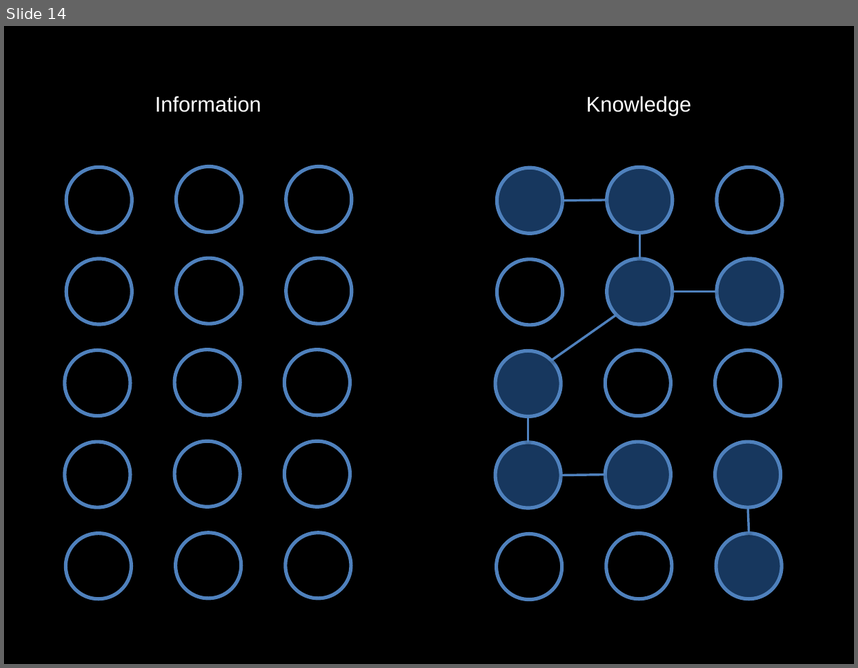
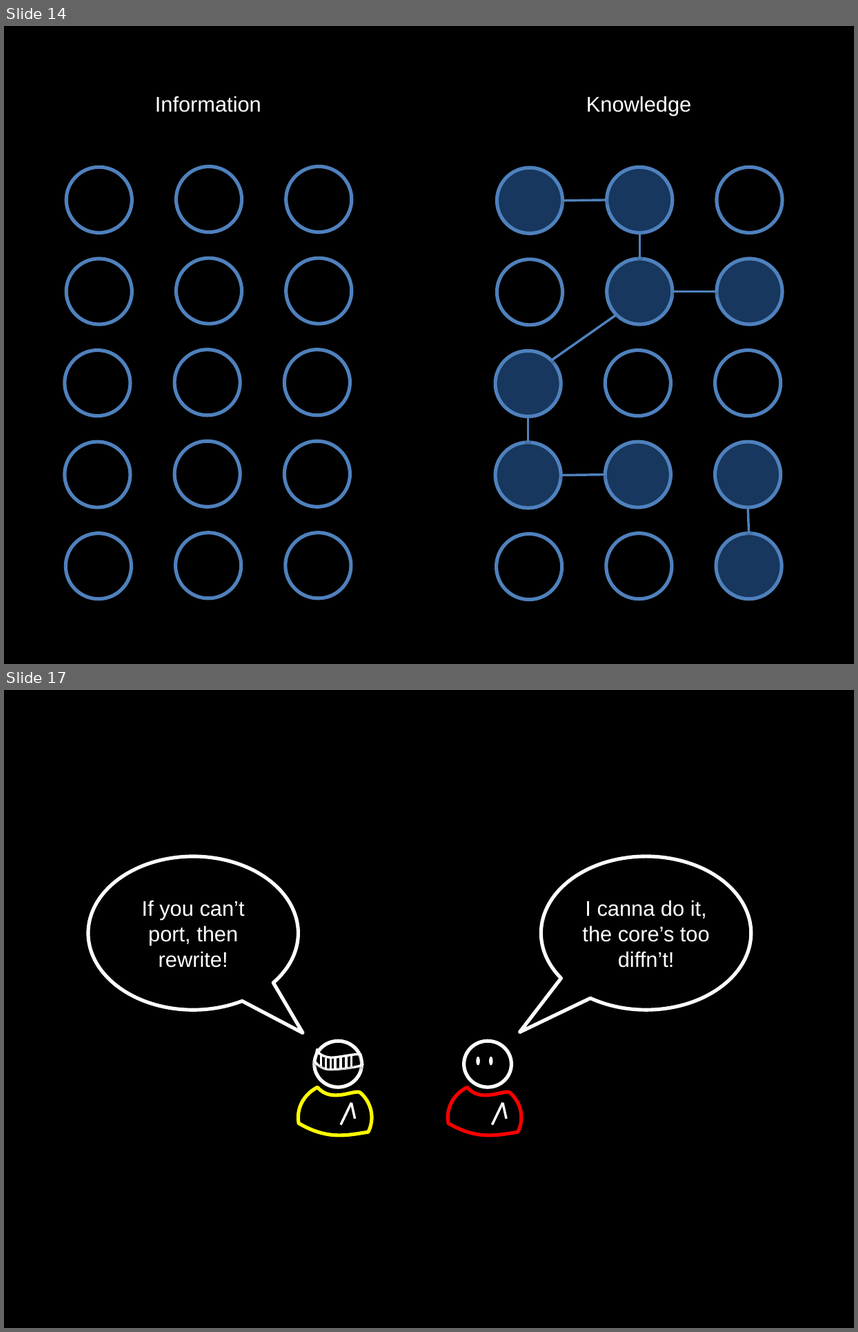
Before and after one commit to socketwench/exampleModuleAintCore, a slide deck: src/exampleModuleAintCore.pptx. Shown one above the other, each under a label of ours: slide 14 before the commit, slides 14 and 17 after it; the slides between them are not shown. The pictures are 858x668 and 858x1332 pixels, drawn with LibreOffice and Linux fonts; fonts in the diff are those of the drawing. Boxes give left, top, right and bottom in pixels: in the first picture for what was removed or moved away, otherwise in the second. Text is boxed around its words. In the diff, an @@ line names an element or a change of style, - is before the commit and + after.

```diff
--- a/src/exampleModuleAintCore.pptx
+++ b/src/exampleModuleAintCore.pptx
@@ slide 17 added at [4,690,854,1328], background #000000 @@
@@ speech bubble added at [88,856,298,1009], outline #FFFFFF 3 pt, 18 pt, text #FFFFFF @@
+If you can’t port, then rewrite!
@@ speech bubble added at [542,856,751,1009], outline #FFFFFF 3 pt, 18 pt, text #FFFFFF @@
+I canna do it, the core’s too diffn’t!
@@ ellipse added at [314,1041,362,1087], outline #FFFFFF 3 pt @@
@@ ellipse added at [464,1041,512,1087], outline #FFFFFF 3 pt @@
@@ freeform shape added at [314,1049,362,1070], outline #FFFFFF 2 pt @@
@@ line added from (321, 1055) to (321, 1067), #FFFFFF 2 pt @@
@@ line added from (326, 1058) to (326, 1069), #FFFFFF 2 pt @@
@@ line added from (330, 1058) to (330, 1069), #FFFFFF 2 pt @@
@@ line added from (335, 1058) to (335, 1069), #FFFFFF 2 pt @@
@@ line added from (341, 1057) to (341, 1069), #FFFFFF 2 pt @@
@@ line added from (346, 1056) to (346, 1067), #FFFFFF 2 pt @@
@@ line added from (352, 1055) to (352, 1067), #FFFFFF 2 pt @@
@@ ellipse added at [476,1056,480,1065], fill #FFFFFF @@
@@ ellipse added at [489,1056,494,1065], fill #FFFFFF @@
@@ freeform shape added at [298,1087,372,1136], outline #FFFF00 3 pt @@
@@ line added from (352, 1103) to (341, 1125), #FFFFFF 2 pt @@
@@ line added from (352, 1103) to (355, 1118), #FFFFFF 2 pt @@
@@ freeform shape added at [448,1087,522,1136], outline #FF0000 3 pt @@
@@ line added from (503, 1103) to (492, 1125), #FFFFFF 2 pt @@
@@ line added from (503, 1103) to (506, 1118), #FFFFFF 2 pt @@
```
Also in this commit, not shown: 2 other slides added, 5 other files.
